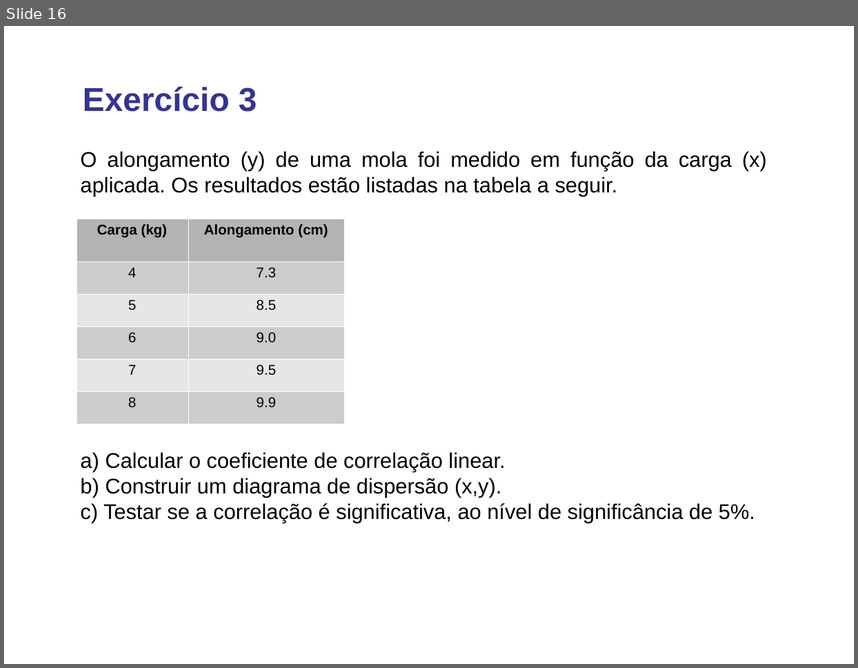
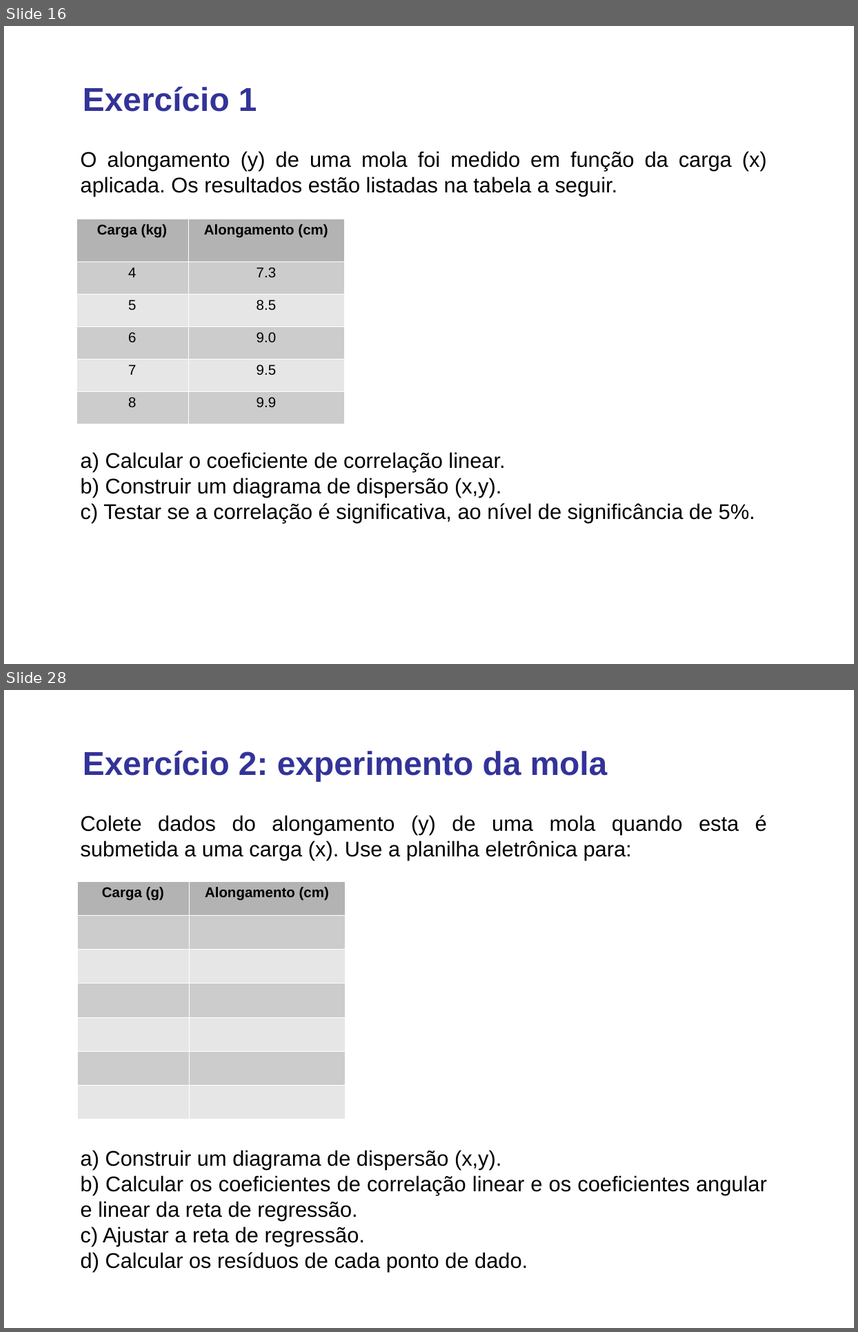
Before and after one commit to lansaviniec/estatistica, a slide deck: 10 correlacao_regressao.ppt. Shown one above the other, each under a label of ours: slide 16 before the commit, slides 16 and 28 after it; the slides between them are not shown. The pictures are 858x668 and 858x1332 pixels, drawn with LibreOffice and Linux fonts; fonts in the diff are those of the drawing. Boxes give left, top, right and bottom in pixels: in the first picture for what was removed or moved away, otherwise in the second. Text is boxed around its words. In the diff, an @@ line names an element or a change of style, - is before the commit and + after.

```diff
--- a/10 correlacao_regressao.ppt
+++ b/10 correlacao_regressao.ppt
@@ slide 28 added at <box>4,690,854,1328</box>, background #FFFFFF @@
@@ text added at <box>83,751,608,781</box>, 28 pt, text #333399, bold @@
+Exercício 2: experimento da mola
@@ text added at <box>81,815,767,860</box>, 18 pt, text #000000 @@
+Colete dados do alongamento (y) de uma mola quando esta é submetida a uma carga (x). Use a planilha eletrônica para:
@@ table added at <box>77,881,345,1118</box>, 7 rows, 2 columns @@
+Carga (g) | Alongamento (cm)
+ | 
+ | 
+ | 
+ | 
+ | 
+ | 
@@ text added at <box>81,1150,767,1271</box>, 18 pt, text #000000 @@
+a) Construir um diagrama de dispersão (x,y).
+b) Calcular os coeficientes de correlação linear e os coeficientes angular e linear da reta de regressão.
+c) Ajustar a reta de regressão.
+d) Calcular os resíduos de cada ponto de dado.
@@ slide 16 changed as well @@
@@ text at <box>83,87,257,112</box>: text changed @@
-Exercício 3
+Exercício 1
```
Also in this commit, not shown: 2 other slides changed, 11 other slides added, 1 other file.
